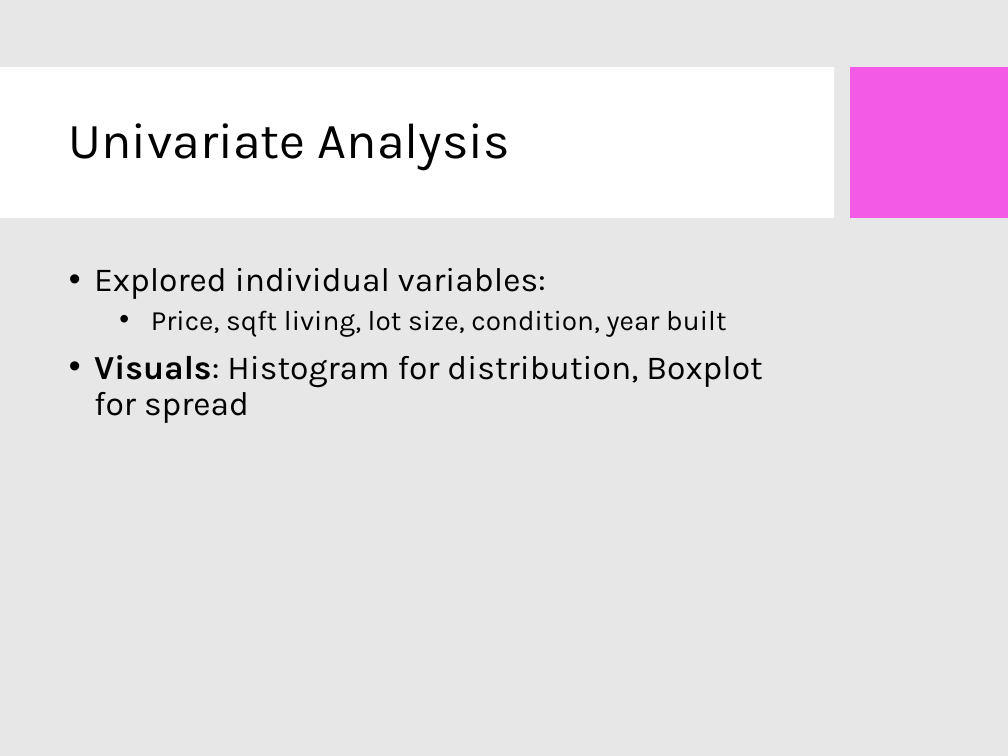
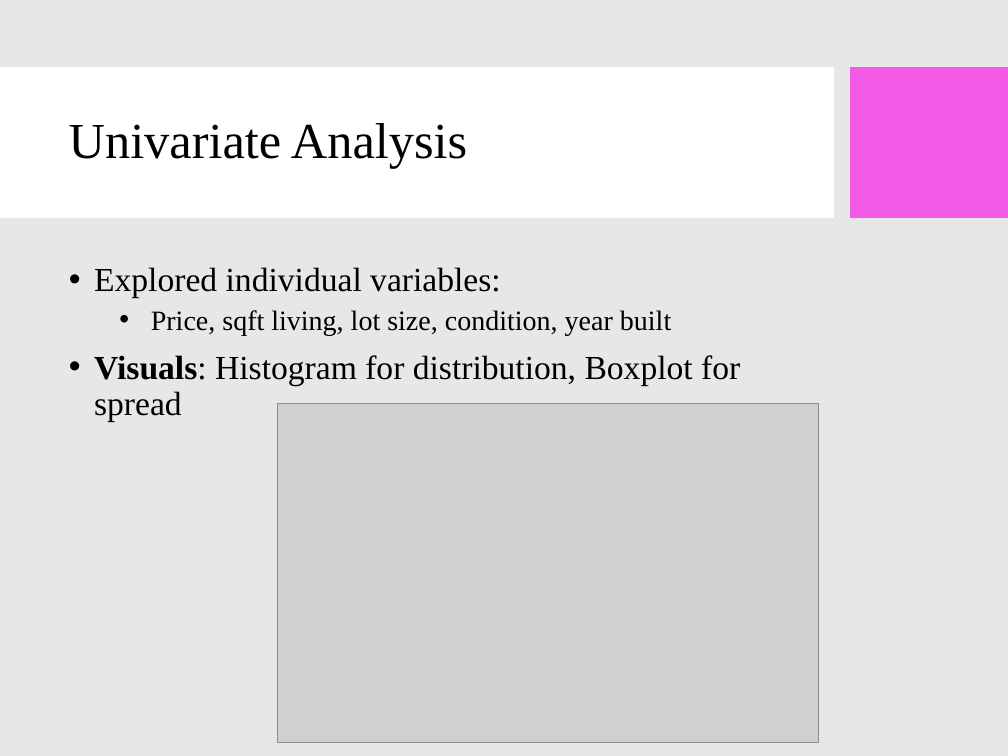
Before and after one commit to Krishna-S-2004/Python-RE, a slide deck: slide 12 of Krishna Housing_EDA_Presentation.pptx. Drawn at 1008x756 pixels with LibreOffice and Linux fonts; fonts in the diff are those of the drawing; grey boxes stand for pictures; background and template pictures are left out. Boxes give left, top, right and bottom in pixels: in the first picture for what was removed or moved away, otherwise in the second. Text is boxed around its words. In the diff, an @@ line names an element or a change of style, - is before the commit and + after.

```diff
--- a/Krishna Housing_EDA_Presentation.pptx
+++ b/Krishna Housing_EDA_Presentation.pptx
@@ title "Univariate Analysis" at [69, 123, 467, 169]: font Karla to Times New Roman @@
@@ text "Explored individual variables:" at [94, 267, 740, 422]: font Karla to Times New Roman @@
@@ picture added at [278, 404, 818, 743] @@
```
Also in this commit, not shown: 15 other slides changed.
